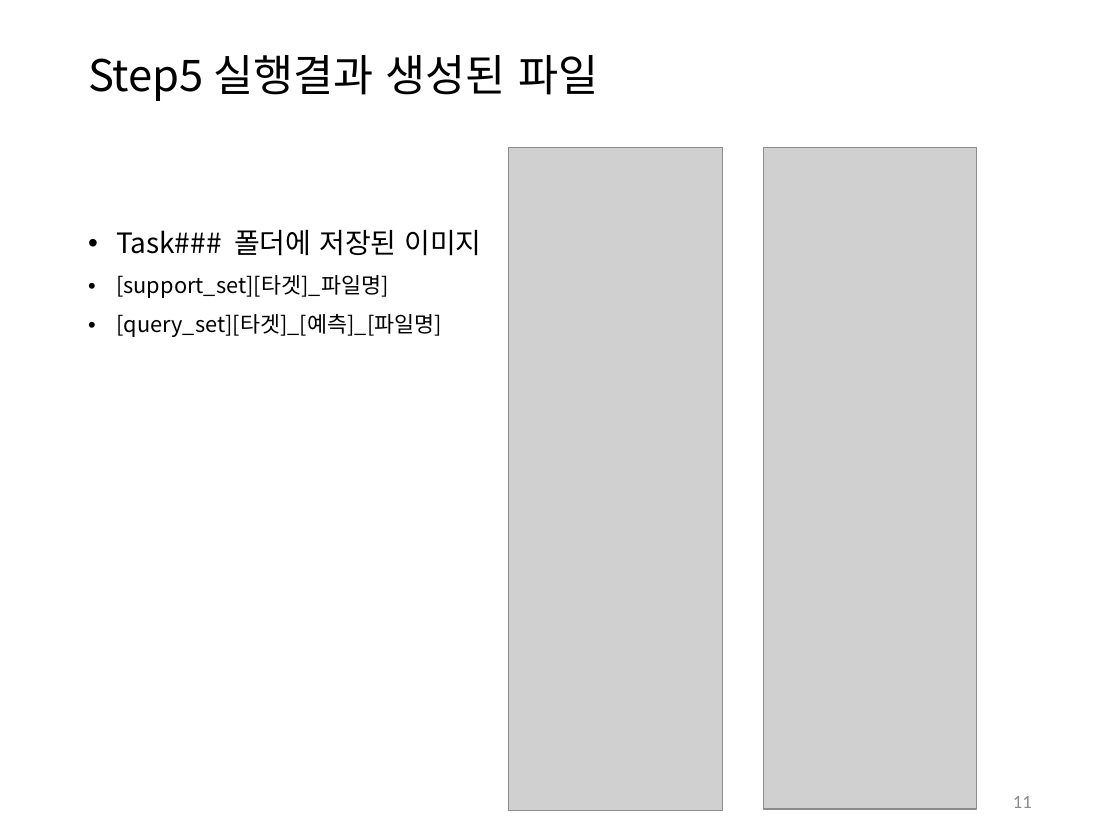
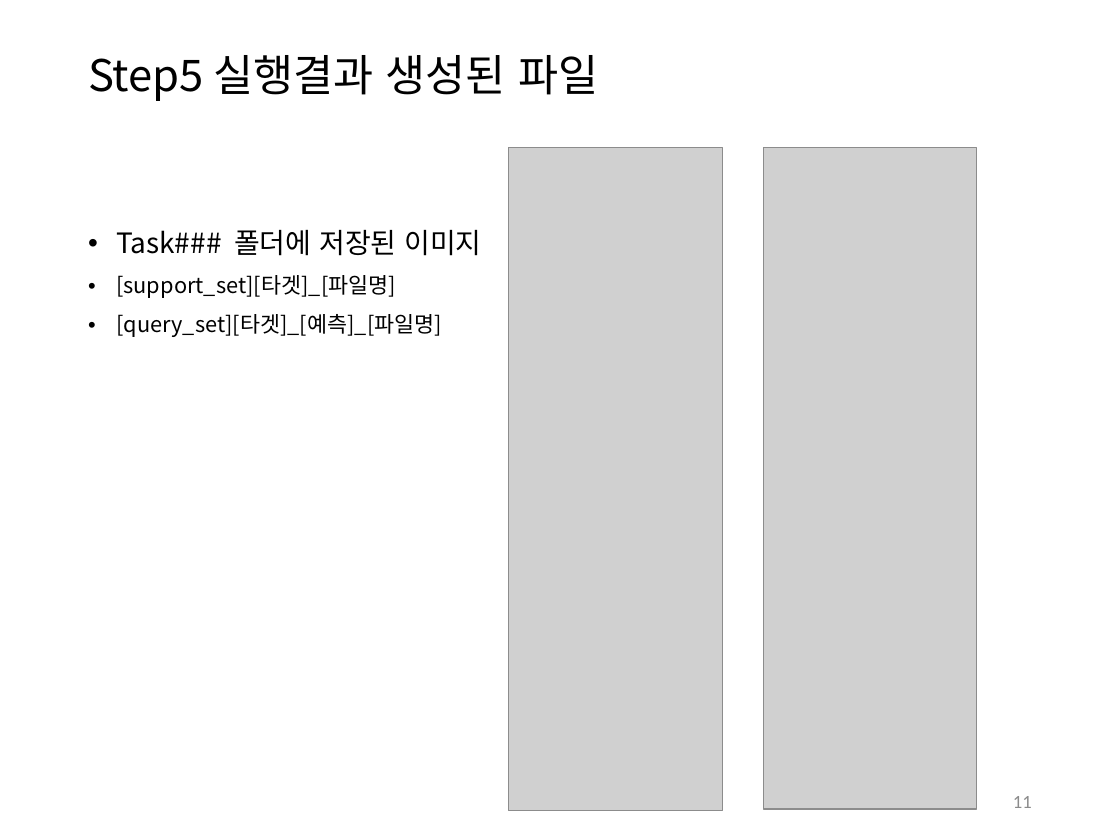
Before and after one commit to DGU-AI-LAB/metaX_dev, a slide deck: slide 11 of metaX_UI_예시_2차발송본.pptx. Drawn at 1120x840 pixels with LibreOffice and Linux fonts; fonts in the diff are those of the drawing; grey boxes stand for pictures. Boxes give left, top, right and bottom in pixels: in the first picture for what was removed or moved away, otherwise in the second. Text is boxed around its words. In the diff, an @@ line names an element or a change of style, - is before the commit and + after.

```diff
--- a/metaX_UI_예시_2차발송본.pptx
+++ b/metaX_UI_예시_2차발송본.pptx
@@ text at [116, 275, 396, 298]: text changed @@
-• [support_set][타겟]_파일명]
+• [support_set][타겟]_[파일명]
```
Also in this commit, not shown: 2 other slides changed, 5 other files.
